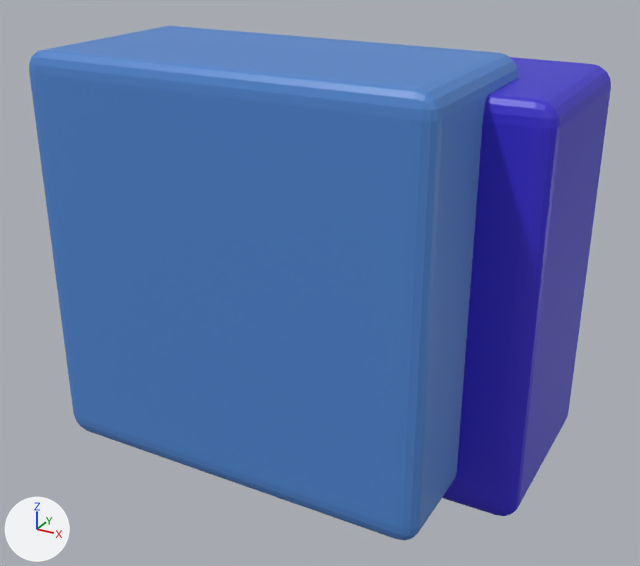
The COLLADA model View/Blender/Prozess/Sub_Highlight.dae: old version first, new version second.
Before and after are seen from a 50 mm camera at (1.83, -3.9, 1.74) aimed at (-0.15, -0.31, -0.06). Lighting does not change. The marker at lower left points along +X, +Y and +Z. Where no turn or scale is listed for an object, it has been applied to the vertices.

Script lines for the objects in view, before the commit:
```python
mat_material = principled_material('Material')
mat_material.base_color = (0.08, 0.24, 0.64)  # blue #5086d1
mat_material.roughness = 0.44
mat_material_002 = principled_material('Material_002')
mat_material_002.base_color = (0.04, 0.024, 0.64)  # blue #382bd1
mat_material_002.roughness = 0.44
me_cube = bpy.data.meshes.new('Cube')
me_cube.from_pydata(...)  # 152 vertices, 300 faces; spans x -1.0..1.0, y -0.5..0.5, z -1.0..1.0
me_cube.materials.append(mat_material)  # blue #5086d1
me_cube_001 = bpy.data.meshes.new('Cube.001')
me_cube_001.from_pydata(...)  # 152 vertices, 300 faces; spans x -1.0..1.0, y -0.5..0.5, z -1.0..1.0
me_cube_001.materials.append(mat_material_002)  # blue #382bd1
ob_cube = bpy.data.objects.new('Cube', me_cube_001)
ob_cube.location = (0.0, 0.0, 0.0)
ob_cube_001 = bpy.data.objects.new('Cube_001', me_cube)
ob_cube_001.location = (-0.3, -0.5, 0.1)
```
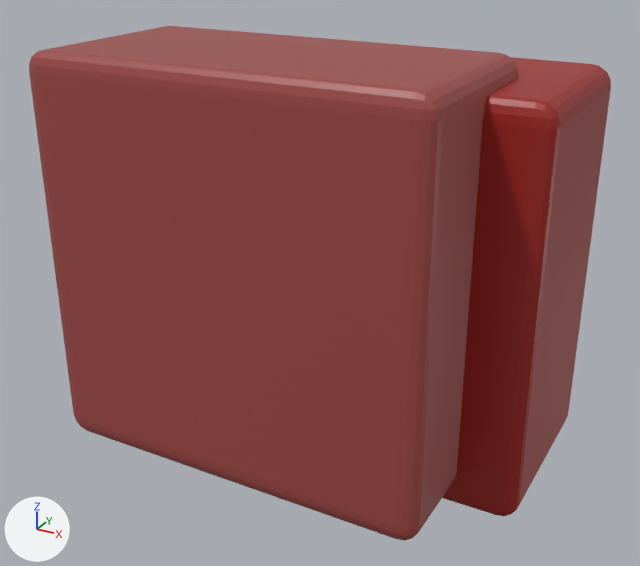
Commit message: highlight red

Boxes (x1, y1, x2, y2) around the edits, measured in the pictures (640 x 566 px):
```json
{"object": "Cube_001", "change": "recoloured", "before": [29, 26, 519, 540], "after": [29, 26, 519, 540]}
{"object": "Cube", "change": "recoloured", "before": [442, 57, 611, 516], "after": [442, 57, 611, 516]}
```

Edits to the scene script, one JSON object a line:
```json
{"op": "set", "path": "mat_material_002.base_color", "old": "(0.04, 0.024, 0.64)", "new": "(0.347, 0.0155, 0.0116)", "note": "blue #382bd1 -> red #9f211c"}
{"op": "set", "path": "mat_material.base_color", "old": "(0.08, 0.24, 0.64)", "new": "(0.347, 0.0658, 0.0594)", "note": "blue #5086d1 -> red #9f4945"}
```
